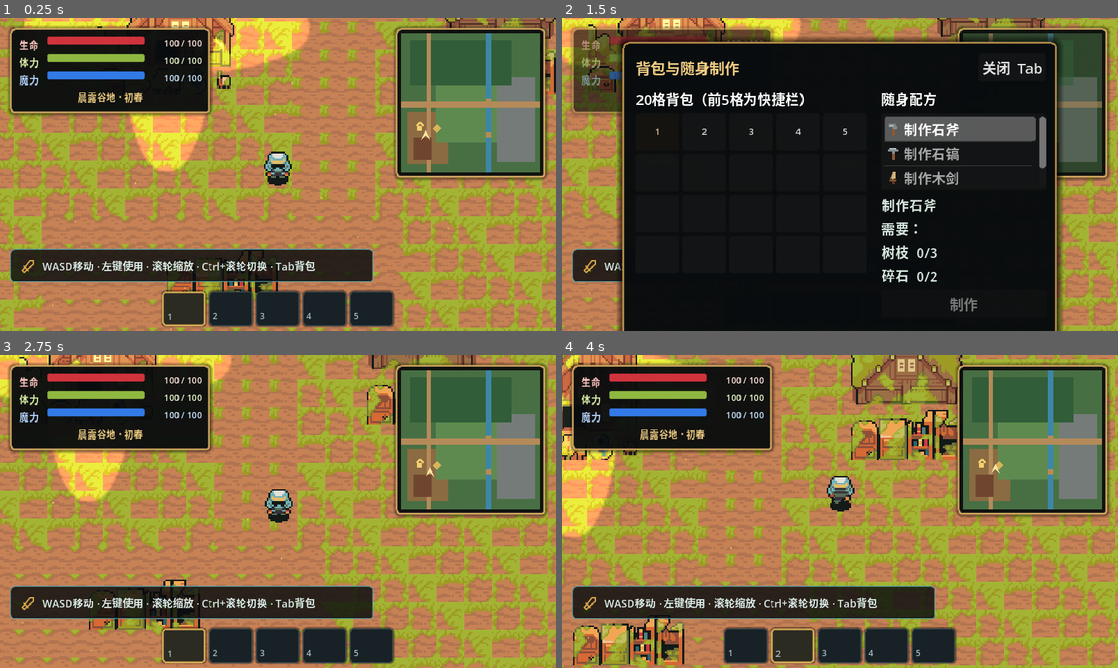
Above: before the commit, frames 1-4 (two rows, left to right).
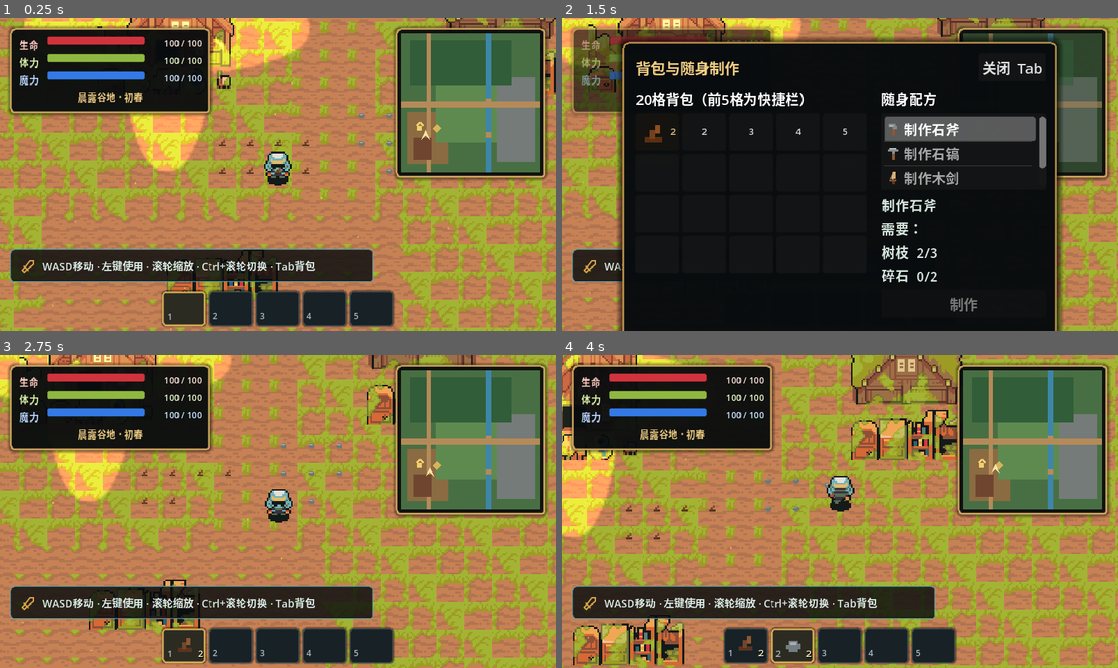
Above: after the commit, the same moments.

Repository: smple15981/mygames
Game: Godot game, scene res://scenes/bootstrap/main.tscn
Two runs of this game, one before a commit and one after it. Both use one fixed random seed, a clock stepped at 60 frames per second and the inputs below.
Inputs (mouse positions are in pixels of both pictures, inside the frame that each line leads up to):
- Up to frame 1 (0.25 s): no input
- Up to frame 2 (1.5 s): tap Enter at 0.5 s; move the mouse to (962, 158) at 0.52 s; press the mouse at (962, 158) at 0.53 s; hold D (move_right) 0.53-1.28 s; move the mouse to (728, 190) at 1.27 s; release the mouse at (728, 190) at 1.28 s; hold S (move_down) from 1.28 s (still down); tap Tab at 1.35 s
- Up to frame 3 (2.75 s): release S (move_down) at 2 s; click "关闭 Tab" at 2 s
- Up to frame 4 (4 s): move the mouse to (895, 442) at 2.77 s; hold D (move_right) 2.78-3.53 s; tap 1 at 2.85 s; move the mouse to (812, 574) at 3.52 s; hold W (move_up) from 3.53 s (still down); tap 2 at 3.6 s; click (812, 574) at 3.67 s

The runs differ from the first frame. In frame 1, 0.2% of the frame differs, in the area x 39-71%, y 30-50%; in frame 2, 0.1%; in frame 3, 0.2%; in frame 4, 0.3%, in the area x 11-49%, y 39-97%.

Commit message:
feat: spawn guaranteed starter materials

Diff:
--- a/scripts/world/prototype_world.gd
+++ b/scripts/world/prototype_world.gd
@@ -2,6 +2,15 @@
 extends Node2D
 
 const VisualCritterScript := preload("res://scripts/world/visual_critter.gd")
+const STARTER_BRANCH_CELLS: Array[Vector2i] = [
+    Vector2i(14, 45), Vector2i(15, 45), Vector2i(16, 45), Vector2i(17, 45),
+    Vector2i(14, 46), Vector2i(15, 46), Vector2i(16, 46), Vector2i(17, 46),
+]
+const STARTER_STONE_CELLS: Array[Vector2i] = [
+    Vector2i(19, 44), Vector2i(20, 44), Vector2i(21, 44),
+    Vector2i(19, 45), Vector2i(20, 45), Vector2i(21, 45),
+    Vector2i(20, 46),
+]
 
 @onready var world_layout: WorldLayout = $WorldLayout
 @onready var collision_registry: WorldCollisionRegistry = $WorldCollisionRegistry
@@ -17,6 +26,8 @@
 @onready var hint_panel: Control = $HUD/HintPanel
 @onready var hint_timer: Timer = $HintTimer
 
+var _starters_spawned := false
+
 
 func _ready() -> void:
     world_layout.build()
@@ -26,6 +37,7 @@
     _bind_player_ui()
     _bind_global_input()
     _bind_hint_timer()
+    _spawn_starter_pickups()
     _spawn_critter()
 
     var route_errors := world_layout.validate_required_routes()
@@ -80,6 +92,35 @@
     hint_panel.hide()
 
 
+func _spawn_starter_pickups() -> void:
+    if _starters_spawned:
+        return
+    _starters_spawned = true
+    var player_inventory := player.get_node("Inventory") as InventoryModel
+    for cell in STARTER_BRANCH_CELLS:
+        var pickup := WorldPickupFactory.spawn(
+            entities,
+            &"branch",
+            1,
+            world_layout.config.cell_to_world(cell),
+            player,
+            player_inventory
+        )
+        if pickup != null:
+            pickup.add_to_group("starter_pickups")
+    for cell in STARTER_STONE_CELLS:
+        var pickup := WorldPickupFactory.spawn(
+            entities,
+            &"loose_stone",
+            1,
+            world_layout.config.cell_to_world(cell),
+            player,
+            player_inventory
+        )
+        if pickup != null:
+            pickup.add_to_group("starter_pickups")
+
+
 func _spawn_critter() -> void:
     var using_open_sheet := OpenAssetLibrary.texture_exists(OpenAssetLibrary.PIG_SHEET)
     var texture := OpenAssetLibrary.load_texture(
